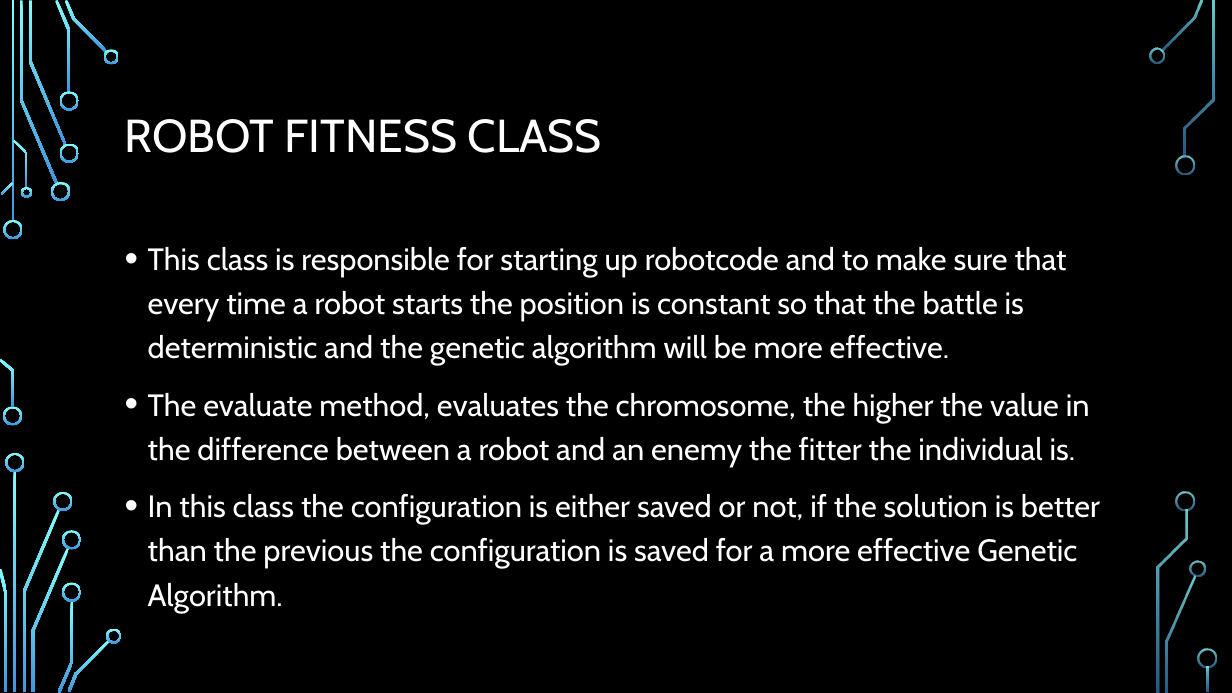
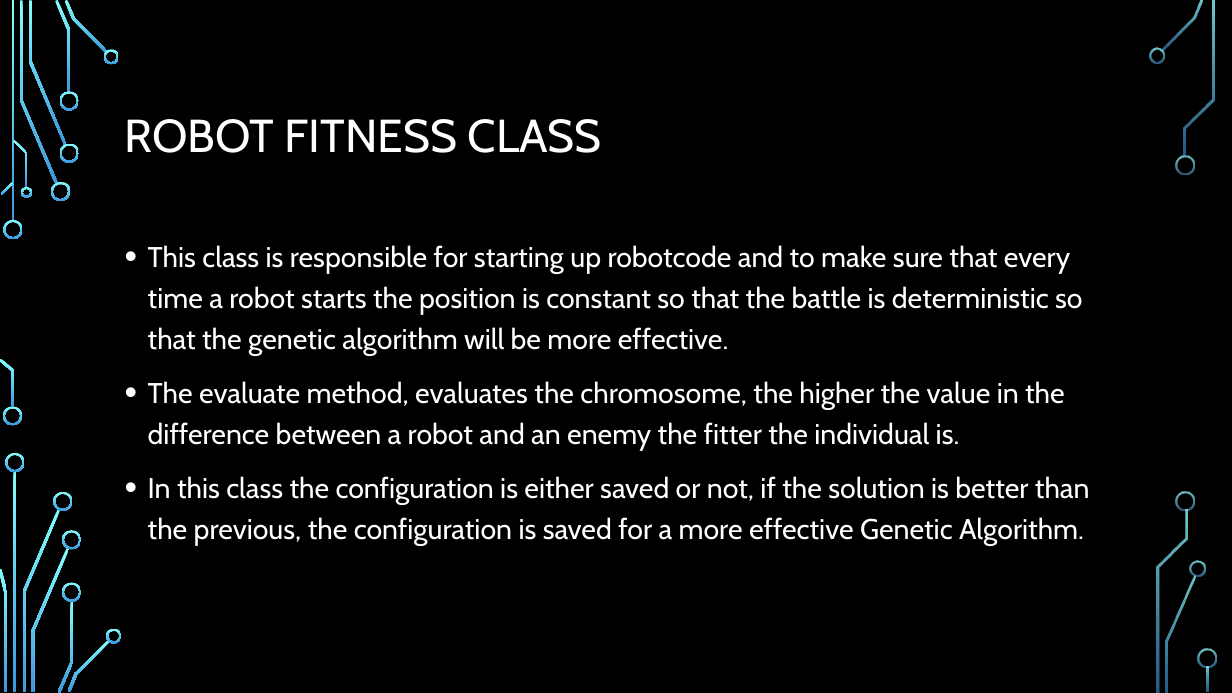
Before and after one commit to kacper97/AlgorithmForLab2, a slide deck: slide 5 of Presentation 2.pptx. Drawn at 1232x693 pixels with LibreOffice and Linux fonts; fonts in the diff are those of the drawing; background and template pictures are left out. Boxes give left, top, right and bottom in pixels: in the first picture for what was removed or moved away, otherwise in the second. Text is boxed around its words. In the diff, an @@ line names an element or a change of style, - is before the commit and + after.

```diff
--- a/Presentation 2.pptx
+++ b/Presentation 2.pptx
@@ text at <box>148,245,1082,356</box>: text changed; size 24 to 22.2 pt @@
-• This class is responsible for starting up robotcode and to make sure that every time a robot starts the position is constant so that the battle is deterministic and the genetic algorithm will be more effective.
+• This class is responsible for starting up robotcode and to make sure that every time a robot starts the position is constant so that the battle is deterministic so that the genetic algorithm will be more effective.
@@ text at <box>148,381,1065,451</box>: size 24 to 22.2 pt in "The evaluate method, evaluates the chromosome, the ..." @@
@@ text at <box>148,476,1090,546</box>: text changed; size 24 to 22.2 pt @@
-• In this class the configuration is either saved or not, if the solution is better than the previous the configuration is saved for a more effective Genetic Algorithm.
+• In this class the configuration is either saved or not, if the solution is better than the previous, the configuration is saved for a more effective Genetic Algorithm.
```
Also in this commit, not shown: 4 other slides changed, 1 slide removed.
